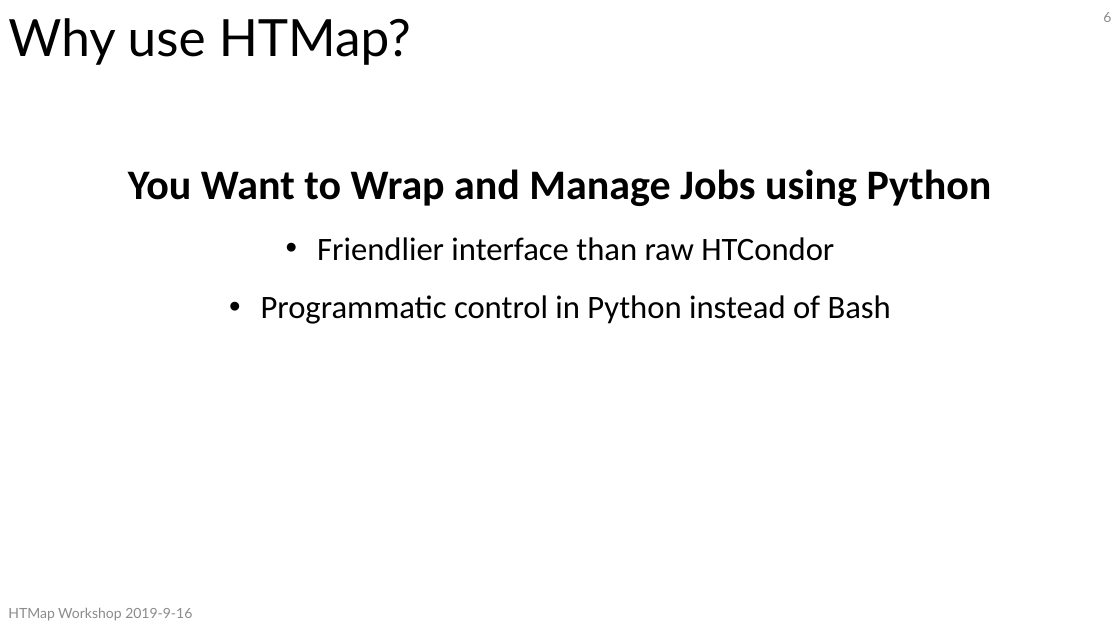
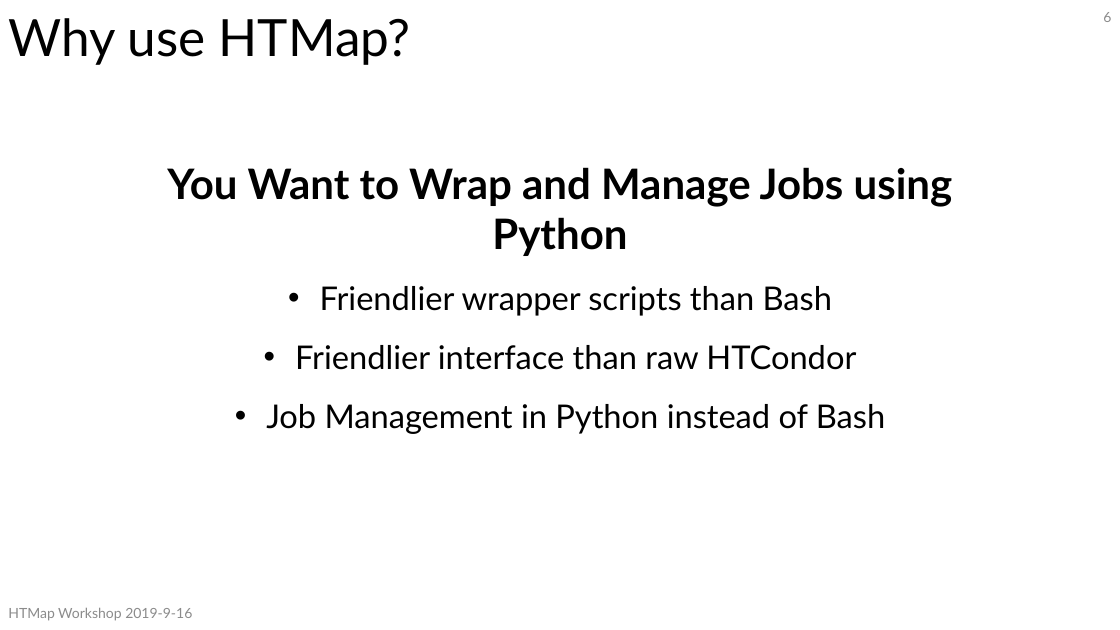
Before and after one commit to CHTC/htmap-workshop-materials, a slide deck: slide 6 of slides/HTMapWorkshop.pptx. Drawn at 1120x630 pixels with LibreOffice and Linux fonts; fonts in the diff are those of the drawing. Boxes give left, top, right and bottom in pixels: in the first picture for what was removed or moved away, otherwise in the second. Text is boxed around its words. In the diff, an @@ line names an element or a change of style, - is before the commit and + after.

```diff
--- a/slides/HTMapWorkshop.pptx
+++ b/slides/HTMapWorkshop.pptx
@@ text at <box>167,167,953,370</box>: font Calibri to Lato in "You Want to Wrap and Manage Jobs ...", "Friendlier interface than raw HTCondor" @@
@@ text at <box>320,286,832,316</box>: paragraph added @@
+• Friendlier wrapper scripts than Bash
@@ text at <box>266,404,885,434</box>: text changed; font Calibri to Lato @@
-• Programmatic control in Python instead of Bash
+• Job Management in Python instead of Bash
```
Also in this commit, not shown: 4 other slides changed, 7 slides added.
